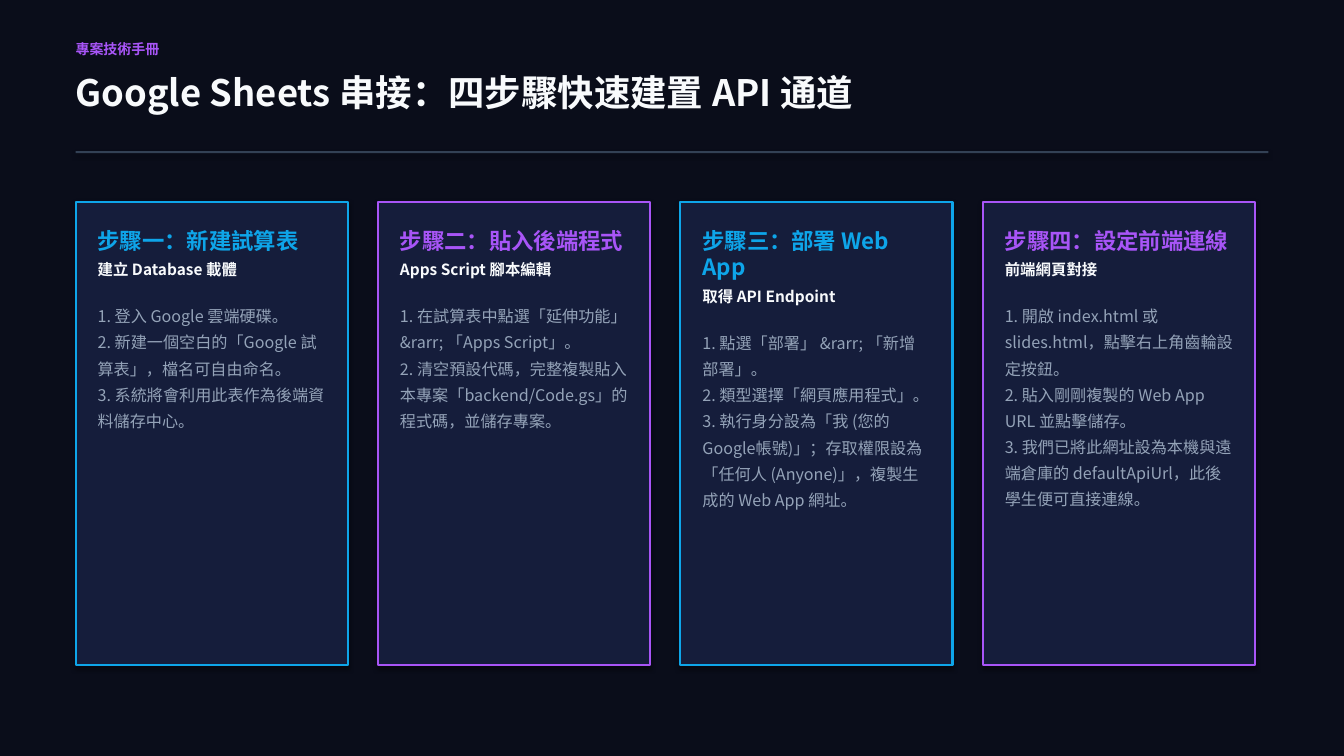
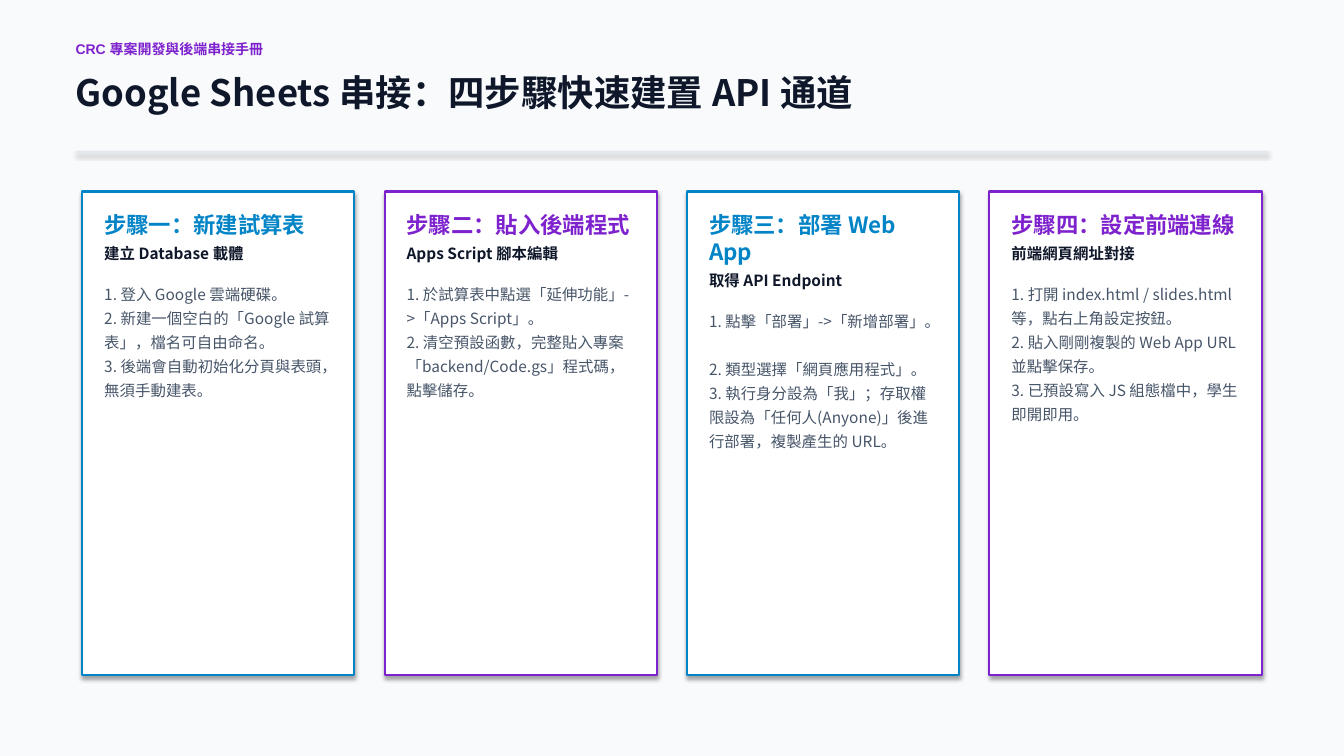
Before and after one commit to mchung2022/CRC2026, a slide deck: slide 7 of CRC_Project_Documentation.pptx. Drawn at 1344x756 pixels with LibreOffice and Linux fonts; fonts in the diff are those of the drawing. Boxes give left, top, right and bottom in pixels: in the first picture for what was removed or moved away, otherwise in the second. Text is boxed around its words. In the diff, an @@ line names an element or a change of style, - is before the commit and + after.

```diff
--- a/CRC_Project_Documentation.pptx
+++ b/CRC_Project_Documentation.pptx
@@ background #0A0D1A to #F8FAFC @@
@@ text at (x1=76, y1=40, x2=264, y2=58): text changed; text colour #A855F7 to #7E22CE @@
-專案技術手冊
+CRC 專案開發與後端串接手冊
@@ text "Google Sheets 串接：四步驟快速建置 API 通道" at (x1=76, y1=75, x2=853, y2=115): text colour #F8FAFC to #0F172A @@
@@ rectangle at (x1=76, y1=151, x2=1268, y2=153): fill #334155 to #E2E8F0 @@
@@ rectangle resized from (x1=76, y1=202, x2=348, y2=665) to (x1=83, y1=192, x2=355, y2=676) @@
@@ rectangle at (x1=83, y1=192, x2=355, y2=676): fill #151D3B to #FFFFFF; outline #0EA5E9 1.5 pt to #0284C7 1.5 pt @@
@@ text "步驟一：新建試算表" moved from (x1=98, y1=230, x2=325, y2=428) to (x1=104, y1=214, x2=337, y2=397) @@
@@ rectangle resized from (x1=378, y1=202, x2=650, y2=665) to (x1=385, y1=192, x2=657, y2=676) @@
@@ rectangle at (x1=385, y1=192, x2=657, y2=676): fill #151D3B to #FFFFFF; outline #A855F7 1.5 pt to #7E22CE 1.5 pt @@
@@ text "步驟二：貼入後端程式" moved from (x1=400, y1=230, x2=627, y2=429) to (x1=407, y1=214, x2=630, y2=398) @@
@@ rectangle at (x1=688, y1=192, x2=960, y2=676): fill #151D3B to #FFFFFF; outline #0EA5E9 1.5 pt to #0284C7 1.5 pt @@
@@ rectangle resized from (x1=681, y1=202, x2=953, y2=665) to (x1=688, y1=192, x2=960, y2=676) @@
@@ text "步驟三：部署 Web App" moved from (x1=702, y1=230, x2=929, y2=510) to (x1=709, y1=214, x2=940, y2=449) @@
@@ rectangle at (x1=990, y1=192, x2=1262, y2=676): fill #151D3B to #FFFFFF; outline #A855F7 1.5 pt to #7E22CE 1.5 pt @@
@@ rectangle resized from (x1=983, y1=202, x2=1255, y2=665) to (x1=990, y1=192, x2=1262, y2=676) @@
@@ text "步驟四：設定前端連線" moved from (x1=1005, y1=334, x2=1233, y2=506) to (x1=1011, y1=214, x2=1237, y2=422) @@
@@ text at (x1=104, y1=214, x2=305, y2=264): text colour #0EA5E9 to #0284C7 in "步驟一：新建試算表"; text colour #F8FAFC to #0F172A in "建立 Database 載體"; less space between paragraphs @@
@@ text at (x1=407, y1=214, x2=630, y2=264): text colour #A855F7 to #7E22CE in "步驟二：貼入後端程式"; text colour #F8FAFC to #0F172A in "Apps Script 腳本編輯"; less space between paragraphs @@
@@ text at (x1=709, y1=214, x2=896, y2=290): text colour #0EA5E9 to #0284C7 in "步驟三：部署 Web App"; text colour #F8FAFC to #0F172A in "取得 API Endpoint"; less space between paragraphs @@
@@ text at (x1=1011, y1=214, x2=1234, y2=235): text colour #A855F7 to #7E22CE in "步驟四：設定前端連線"; less space between paragraphs @@
@@ text at (x1=1011, y1=244, x2=1237, y2=422): text changed; size 11.5 to 11 pt; text colour #94A3B8 to #475569 @@
-前端網頁對接
-1. 開啟 index.html 或 slides.html，點擊右上角齒輪設定按鈕。
-2. 貼入剛剛複製的 Web App URL 並點擊儲存。
-3. 我們已將此網址設為本機與遠端倉庫的 defaultApiUrl，此後學生便可直接連線。
+前端網頁網址對接
+1. 打開 index.html / slides.html 等，點右上角設定按鈕。
+2. 貼入剛剛複製的 Web App URL 並點擊保存。
+3. 已預設寫入 JS 組態檔中，學生即開即用。
@@ text at (x1=104, y1=287, x2=337, y2=397): text changed; size 11.5 to 11 pt; text colour #94A3B8 to #475569 @@
-1. 登入 Google 雲端硬碟。
-2. 新建一個空白的「Google 試算表」，檔名可自由命名。
-3. 系統將會利用此表作為後端資料儲存中心。
+1. 登入 Google 雲端硬碟。
+2. 新建一個空白的「Google 試算表」，檔名可自由命名。
+3. 後端會自動初始化分頁與表頭，無須手動建表。
@@ text at (x1=407, y1=287, x2=629, y2=398): text changed; size 11.5 to 11 pt; text colour #94A3B8 to #475569 @@
-1. 在試算表中點選「延伸功能」 &rarr; 「Apps Script」。
-2. 清空預設代碼，完整複製貼入本專案「backend/Code.gs」的程式碼，並儲存專案。
+1. 於試算表中點選「延伸功能」->「Apps Script」。
+2. 清空預設函數，完整貼入專案「backend/Code.gs」程式碼，點擊儲存。
@@ text at (x1=709, y1=314, x2=940, y2=449): text changed; size 11.5 to 11 pt; text colour #94A3B8 to #475569 @@
-1. 點選「部署」 &rarr; 「新增部署」。
-2. 類型選擇「網頁應用程式」。
-3. 執行身分設為「我 (您的Google帳號)」；存取權限設為「任何人 (Anyone)」，複製生成的 Web App 網址。
+1. 點擊「部署」->「新增部署」。
+2. 類型選擇「網頁應用程式」。
+3. 執行身分設為「我」；存取權限設為「任何人(Anyone)」後進行部署，複製產生的 URL。
```
Also in this commit, not shown: 8 other slides changed, 1 slide added.
